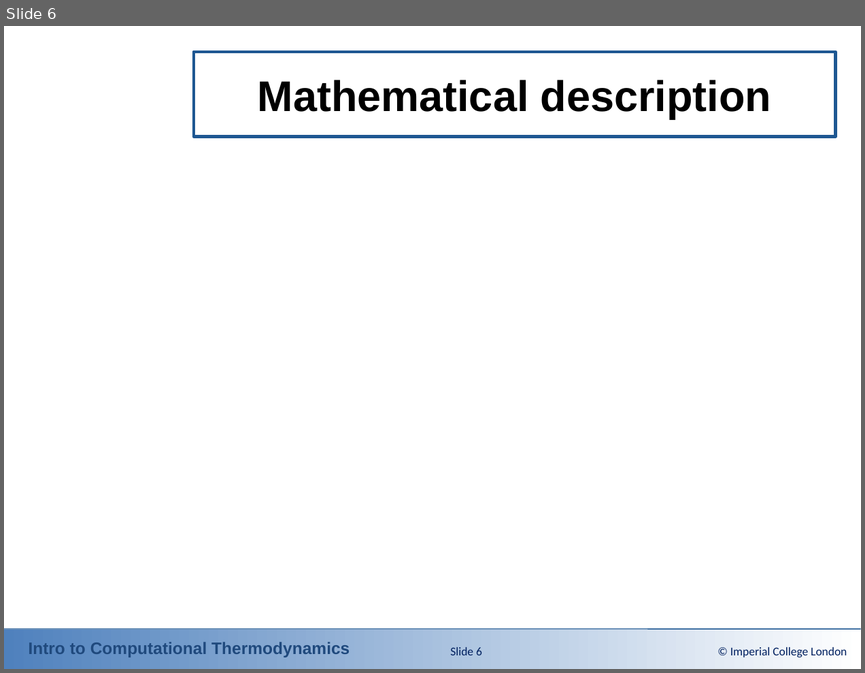
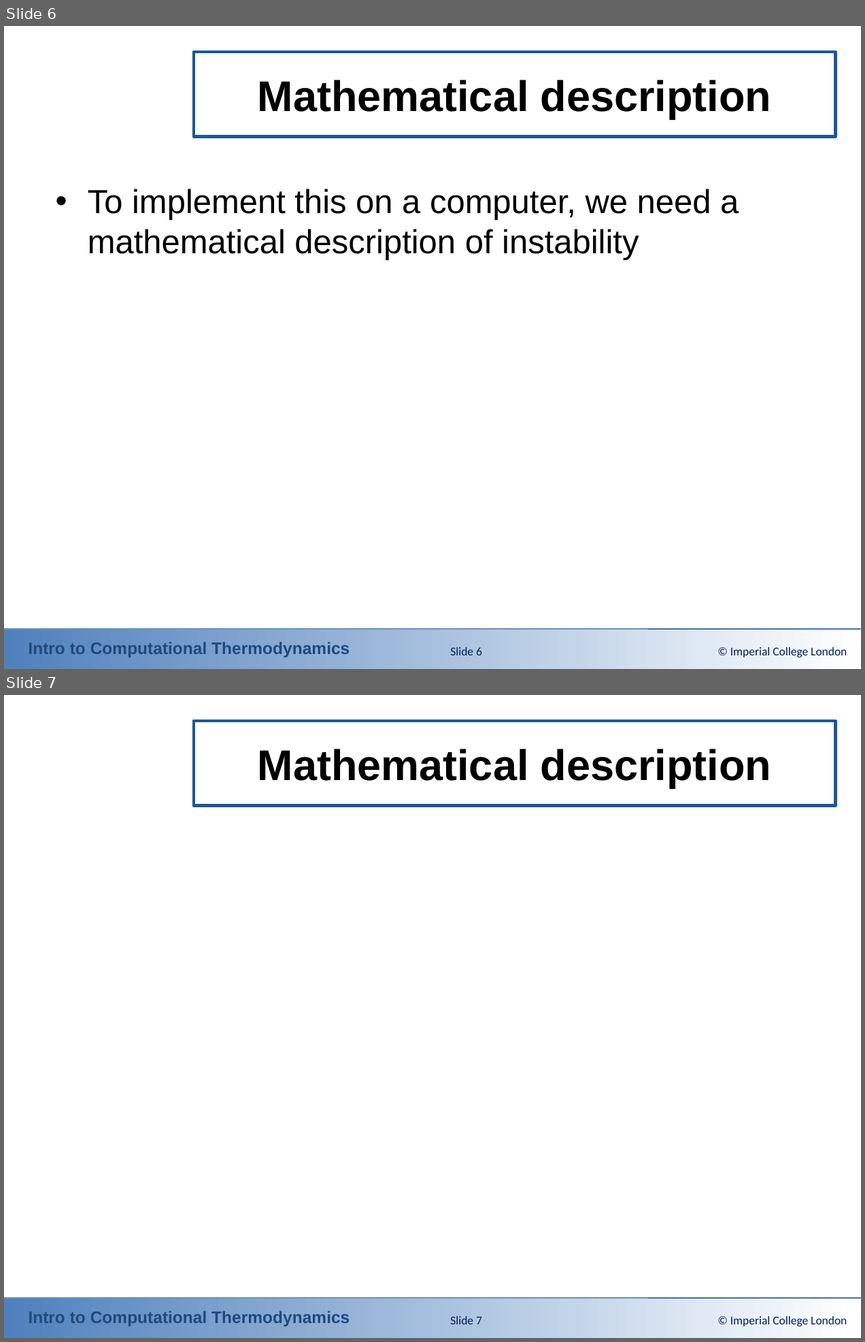
Before and after one commit to ClapeyronThermo/introduction-to-computational-thermodynamics, a slide deck: Part 3 - Solving the problems/Powerpoint Slides/3-3_Chemical_Stability_Analysis.pptx. Shown one above the other, each under a label of ours: slide 6 before the commit, slides 6 and 7 after it. The pictures are 865x673 and 865x1342 pixels, drawn with LibreOffice and Linux fonts; fonts in the diff are those of the drawing; grey boxes stand for pictures; background and template pictures are left out. Boxes give left, top, right and bottom in pixels: in the first picture for what was removed or moved away, otherwise in the second. Text is boxed around its words. In the diff, an @@ line names an element or a change of style, - is before the commit and + after.

```diff
--- a/Part 3 - Solving the problems/Powerpoint Slides/3-3_Chemical_Stability_Analysis.pptx
+++ b/Part 3 - Solving the problems/Powerpoint Slides/3-3_Chemical_Stability_Analysis.pptx
@@ slide 6 added at bbox=[4, 26, 861, 669], background #FFFFFF; not listed: 3 template elements that a slide beside it also shows @@
@@ title added at bbox=[193, 52, 835, 137], outline #1E5792 2.5 pt, 36 pt, text #000000, bold @@
+Mathematical description
@@ text added at bbox=[88, 189, 738, 260], 28 pt, text #000000 @@
+• To implement this on a computer, we need a mathematical description of instability
@@ page number added at bbox=[450, 647, 482, 655], 10 pt, text #002060 @@
+Slide 6
@@ text added at bbox=[730, 647, 847, 657], 10 pt, text #002060 @@
+© Imperial College London
@@ what was slide 6 is now slide 7 @@
@@ page number at bbox=[450, 1316, 482, 1324]: text changed @@
-Slide 6
+Slide 7
```
Also in this commit, not shown: 3 slides changed, 6 other slides added, 2 slides removed, 15 other files.
